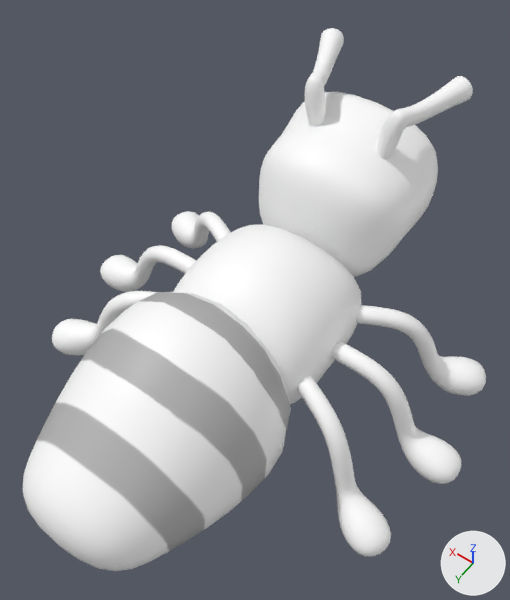
Two versions of the Blender file src/assets/ant.blend, one commit apart.
The view is the same before and after, from a 50 mm lens placed at (-0.719, 1.162, 1.953), pointed at (-0.006, 0.164, 0.385). Arrows for +X, +Y and +Z are at lower right; the lights stay in place. The first picture is the older version.

The first picture shows 'ant'.
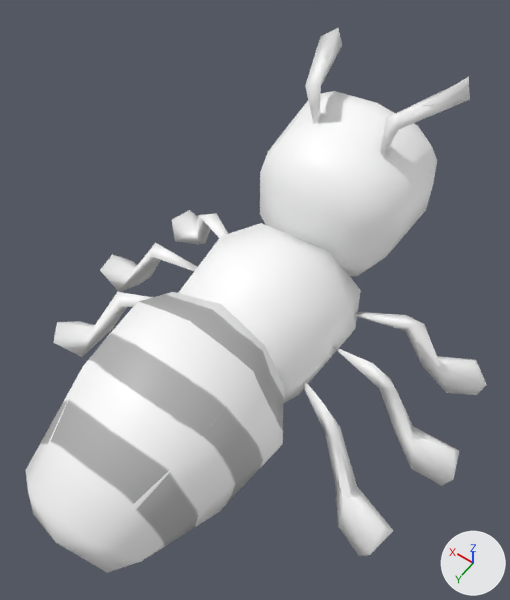
Changed parts and their boxes (x1, y1, x2, y2) in the pictures (510 x 600 px):
```json
{"object": "ant", "change": "reshaped, modifiers changed", "before": [23, 28, 486, 571], "after": [25, 28, 486, 573]}
{"part": 1, "of": "me_cube_002", "change": "rebuilt", "before": [259, 92, 438, 277], "after": [260, 91, 437, 276]}
{"part": 2, "of": "me_cube_002", "change": "rebuilt", "before": [332, 342, 461, 484], "after": [333, 346, 459, 486]}
{"part": 3, "of": "me_cube_002", "change": "rebuilt", "before": [356, 305, 486, 396], "after": [354, 312, 486, 395]}
{"part": 4, "of": "me_cube_002", "change": "rebuilt", "before": [297, 375, 391, 556], "after": [302, 381, 393, 556]}
{"part": 5, "of": "me_cube_002", "change": "rebuilt", "before": [100, 245, 196, 292], "after": [100, 243, 197, 292]}
{"part": 6, "of": "me_cube_002", "change": "rebuilt", "before": [172, 211, 231, 249], "after": [172, 210, 228, 244]}
{"part": 7, "of": "me_cube_002", "change": "rebuilt", "before": [52, 291, 157, 355], "after": [53, 292, 153, 357]}
{"part": 8, "of": "me_cube_002", "change": "rebuilt", "before": [377, 76, 473, 159], "after": [380, 77, 470, 156]}
{"part": 9, "of": "me_cube_002", "change": "rebuilt", "before": [304, 28, 344, 127], "after": [305, 28, 342, 124]}
{"part": 10, "of": "me_cube_002", "change": "rebuilt", "before": [173, 224, 361, 404], "after": [178, 223, 361, 403]}
{"part": 11, "of": "me_cube_002", "change": "rebuilt", "before": [23, 292, 291, 571], "after": [25, 292, 284, 573]}
```

The change, as JSON lines over the scene's bpy script:
```json
{"block": "me_cube_002", "where": "# used by ob_ant; location = (0.0, 0.0, 0.0)"}
{"op": "remove", "block": "me_cube_002", "code": "me_cube_002.from_pydata(...)  # 314 vertices, 292 faces; spans x -0.71..0.71, y -0.67..0.98, z -0.05..0.82"}
{"op": "add", "block": "me_cube_002", "code": "me_cube_002.from_pydata(...)  # 234 vertices, 346 faces; spans x -0.69..0.69, y -0.62..0.96, z -0.03..0.8"}
{"block": "me_cube_002", "change": "me_cube_002 part 1: the loose piece of 32 vertices spanning x -0.3..0.3, y -0.67..-0.05, z 0.22..0.76 is rebuilt with 71 vertices and now spans x -0.25..0.25, y -0.62..-0.09, z 0.26..0.69"}
{"block": "me_cube_002", "change": "me_cube_002 part 2: the loose piece of 32 vertices spanning x -0.71..-0.23, y 0.03..0.19, z -0.05..0.31 is rebuilt with 16 vertices and now spans x -0.69..-0.24, y 0.05..0.17, z -0.03..0.31"}
{"block": "me_cube_002", "change": "me_cube_002 part 3: the loose piece of 32 vertices spanning x -0.66..-0.2, y -0.29..0.01, z -0.05..0.31 is rebuilt with 16 vertices and now spans x -0.64..-0.21, y -0.28..-0.01, z -0.03..0.29"}
{"block": "me_cube_002", "change": "me_cube_002 part 4: the loose piece of 32 vertices spanning x -0.66..-0.19, y 0.21..0.5, z -0.05..0.31 is rebuilt with 16 vertices and now spans x -0.62..-0.21, y 0.23..0.47, z -0.03..0.31"}
{"block": "me_cube_002", "change": "me_cube_002 part 5: the loose piece of 32 vertices spanning x 0.23..0.71, y 0.03..0.19, z -0.05..0.31 is rebuilt with 13 vertices and now spans x 0.24..0.69, y 0.04..0.17, z -0.03..0.3"}
{"block": "me_cube_002", "change": "me_cube_002 part 6: the loose piece of 32 vertices spanning x 0.2..0.66, y -0.29..0.01, z -0.05..0.31 is rebuilt with 13 vertices and now spans x 0.21..0.63, y -0.26..-0.01, z -0.03..0.3"}
{"block": "me_cube_002", "change": "me_cube_002 part 7: the loose piece of 32 vertices spanning x 0.19..0.66, y 0.21..0.5, z -0.05..0.31 is rebuilt with 13 vertices and now spans x 0.2..0.63, y 0.23..0.47, z -0.03..0.3"}
{"block": "me_cube_002", "change": "me_cube_002 part 8: the loose piece of 28 vertices spanning x -0.27..-0.07, y -0.59..-0.27, z 0.59..0.82 is rebuilt with 10 vertices and now spans x -0.24..-0.1, y -0.56..-0.29, z 0.6..0.8"}
{"block": "me_cube_002", "change": "me_cube_002 part 9: the loose piece of 28 vertices spanning x 0.07..0.27, y -0.59..-0.27, z 0.59..0.82 is rebuilt with 9 vertices and now spans x 0.1..0.25, y -0.56..-0.3, z 0.6..0.8"}
{"block": "me_cube_002", "change": "me_cube_002 part 10: the loose piece of 18 vertices spanning x -0.26..0.26, y -0.16..0.37, z 0.11..0.61 is rebuilt with 26 vertices and now spans x -0.25..0.25, y -0.15..0.36, z 0.11..0.5"}
{"block": "me_cube_002", "change": "me_cube_002 part 11: the loose piece of 16 vertices spanning x -0.41..0.41, y 0.23..0.98, z -0.03..0.65 is rebuilt with 31 vertices and now spans x -0.3..0.3, y 0.26..0.96, z 0.03..0.59"}
{"op": "remove", "block": "ob_ant", "code": "_m = ob_ant.modifiers.new('Subdivision', 'SUBSURF')"}
{"op": "remove", "block": "ob_ant", "code": "_m.levels = 2"}
```
